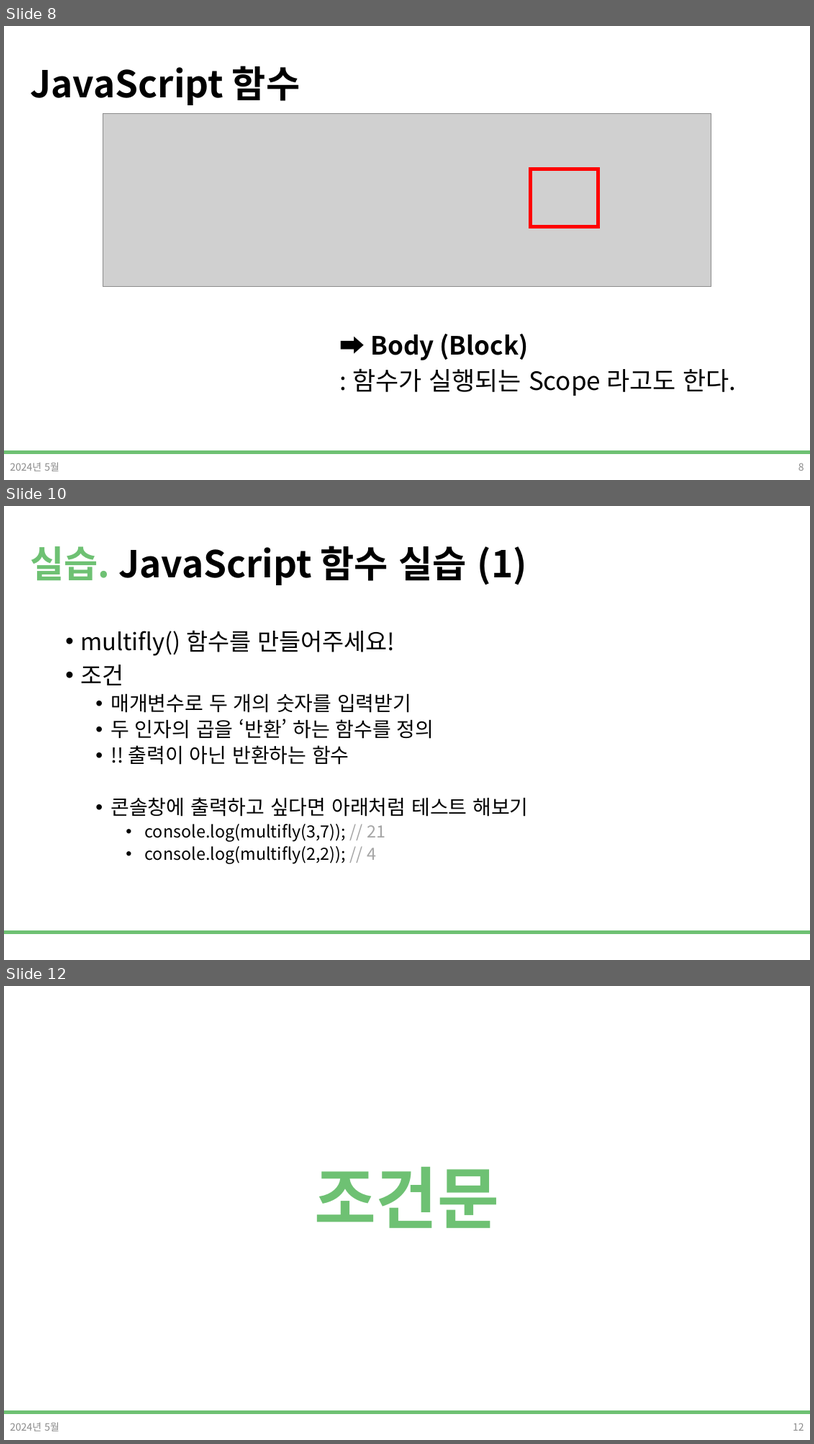
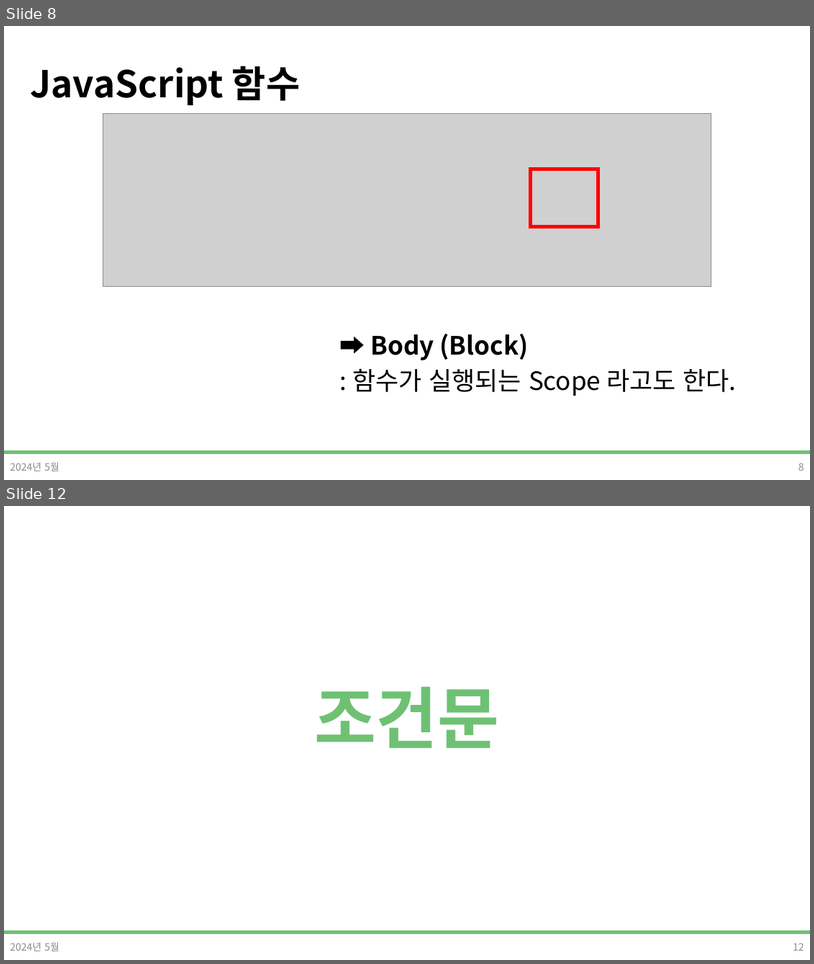
Before and after one commit to DevDamon0527/SeSAC_Yeongdeungpo_Campus_6th, a slide deck: material/[SeSAC_YDP_6] 04_3_Javascript.pptx. Shown one above the other, each under a label of ours: slides 8, 10 and 12 before the commit, slides 8 and 12 after it; the slides between them are not shown. The pictures are 814x1444 and 814x964 pixels, drawn with LibreOffice and Linux fonts; fonts in the diff are those of the drawing; grey boxes stand for pictures; background and template pictures are left out. Boxes give left, top, right and bottom in pixels: in the first picture for what was removed or moved away, otherwise in the second. Text is boxed around its words. In the diff, an @@ line names an element or a change of style, - is before the commit and + after.

```diff
--- a/material/[SeSAC_YDP_6] 04_3_Javascript.pptx
+++ b/material/[SeSAC_YDP_6] 04_3_Javascript.pptx
@@ slide 10 removed at (4,506,810,960), background #FFFFFF; not listed: 1 template element that a slide beside it also shows @@
@@ title removed at (30,546,527,585) @@
-실습. JavaScript 함수 실습 (1)
@@ text removed at (80,630,528,864) @@
-• multifly() 함수를 만들어주세요!
-• 조건
-  • 매개변수로 두 개의 숫자를 입력받기
-  • 두 인자의 곱을 ‘반환’ 하는 함수를 정의
-  • !! 출력이 아닌 반환하는 함수
-  • 콘솔창에 출력하고 싶다면 아래처럼 테스트 해보기
-    • console.log(multifly(3,7)); // 21
-    • console.log(multifly(2,2)); // 4
```
Also in this commit, not shown: 3 slides changed, 6 slides added, 5 other slides removed, 9 other files.
